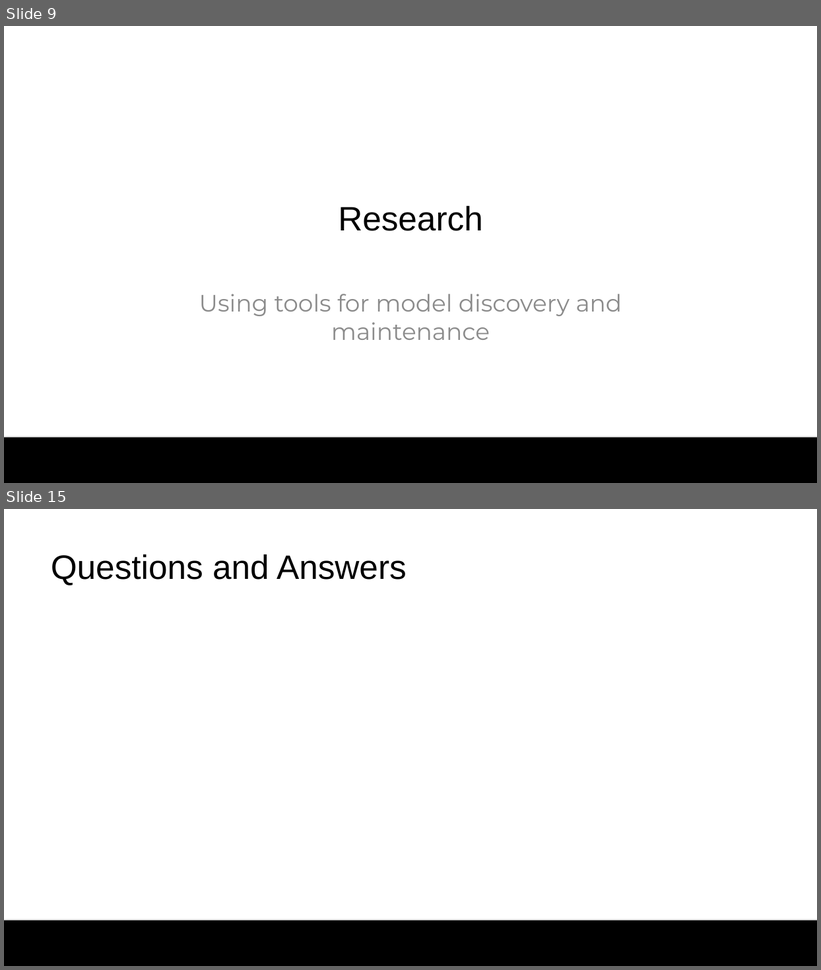
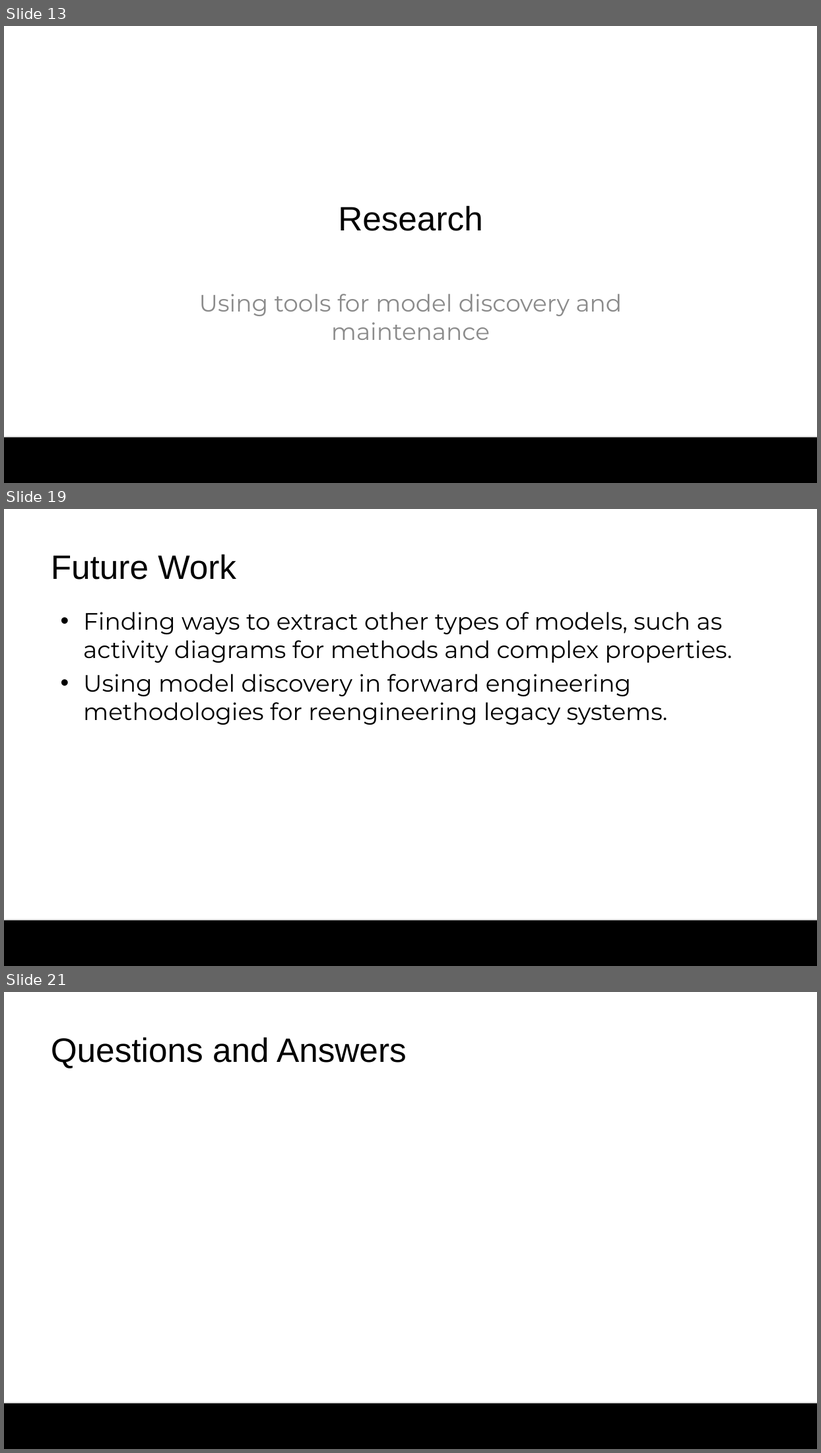
Before and after one commit to colby13king/cs5320-code, a slide deck: LicenseAssetManager/docs/Maintenance/MaintenancePresentation.pptx. Shown one above the other, each under a label of ours: slides 9 and 15 before the commit, slides 13, 19 and 21 after it; the slides between them are not shown. The pictures are 821x970 and 821x1453 pixels, drawn with LibreOffice and Linux fonts; fonts in the diff are those of the drawing; background and template pictures are left out. Boxes give left, top, right and bottom in pixels: in the first picture for what was removed or moved away, otherwise in the second. Text is boxed around its words. In the diff, an @@ line names an element or a change of style, - is before the commit and + after.

```diff
--- a/LicenseAssetManager/docs/Maintenance/MaintenancePresentation.pptx
+++ b/LicenseAssetManager/docs/Maintenance/MaintenancePresentation.pptx
@@ slide 19 added at (x1=4, y1=509, x2=817, y2=966), background #FFFFFF; not listed: 1 template element that a slide beside it also shows @@
@@ title added at (x1=51, y1=554, x2=236, y2=580), 40 pt, text #000000 @@
+Future Work
@@ text added at (x1=83, y1=612, x2=733, y2=725), 28 pt, text #000000 @@
+• Finding ways to extract other types of models, such as activity diagrams for methods and complex properties.
+• Using model discovery in forward engineering methodologies for reengineering legacy systems.
@@ what was slide 9 is now slide 13 @@
@@ what was slide 15 is now slide 21 @@
```
Also in this commit, not shown: 7 slides changed, 10 other slides added, 5 slides removed, 1 other file.
